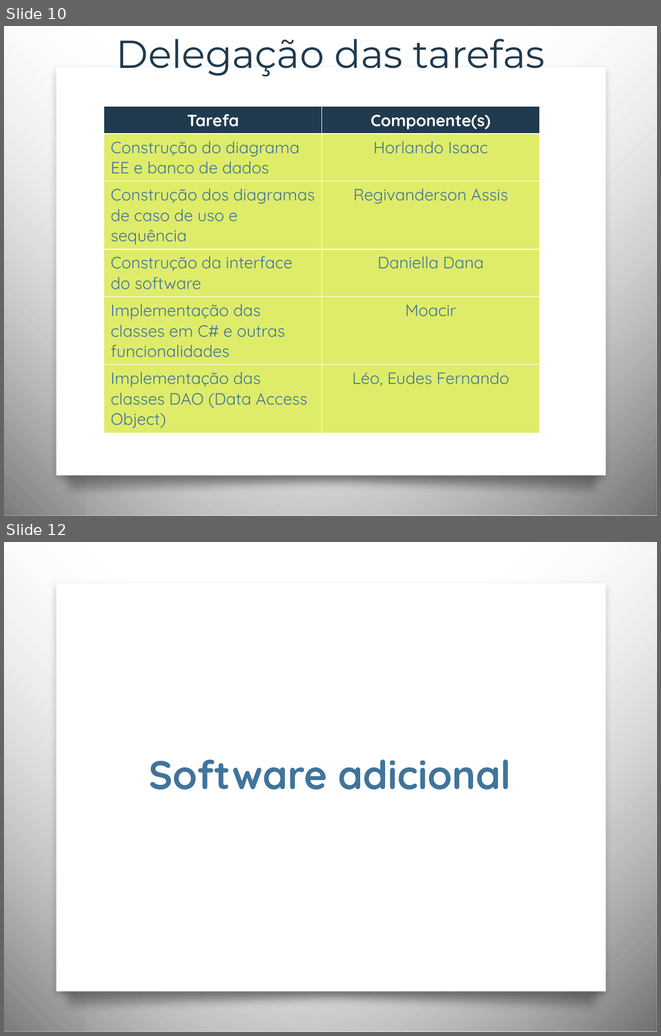
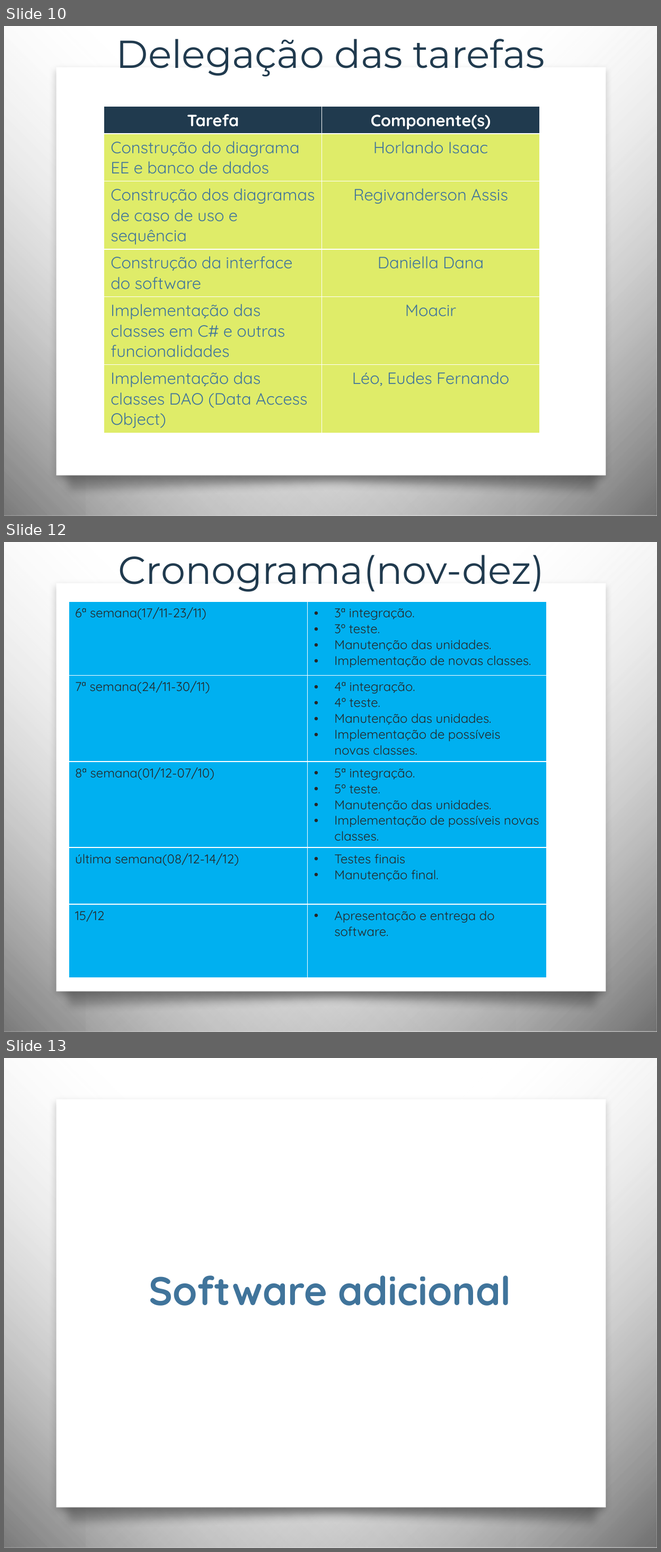
Before and after one commit to LEO1997/OdontoProj, a slide deck: OdontoProj/Controle de Consultório Odontológico-turma 610.pptx. Shown one above the other, each under a label of ours: slides 10 and 12 before the commit, slides 10, 12 and 13 after it; the slides between them are not shown. The pictures are 661x1036 and 661x1552 pixels, drawn with LibreOffice and Linux fonts; fonts in the diff are those of the drawing; background and template pictures are left out. Boxes give left, top, right and bottom in pixels: in the first picture for what was removed or moved away, otherwise in the second. Text is boxed around its words. In the diff, an @@ line names an element or a change of style, - is before the commit and + after.

```diff
--- a/OdontoProj/Controle de Consultório Odontológico-turma 610.pptx
+++ b/OdontoProj/Controle de Consultório Odontológico-turma 610.pptx
@@ slide 12 added at [4, 542, 657, 1032], background picture (left out); not listed: 4 template elements that a slide beside it also shows @@
@@ text added at [118, 555, 544, 592], 42.9 pt, text #203A4E @@
+Cronograma(nov-dez)
@@ table added at [69, 602, 547, 981], 5 rows, 2 columns @@
+6ª semana(17/11-23/11) | 3ª integração. / 3º teste. / Manutenção das unidades. / Implementação de novas classes.
+7ª semana(24/11-30/11) | 4ª integração. / 4º teste. / Manutenção das unidades. / Implementação de possíveis novas classes.
+8ª semana(01/12-07/10) | 5ª integração. / 5º teste. / Manutenção das unidades. / Implementação de possíveis novas classes.
+última semana(08/12-14/12) | Testes finais / Manutenção final.
+15/12 | Apresentação e entrega do software.
@@ what was slide 12 is now slide 13 @@
```
Also in this commit, not shown: 1 slide changed, 3 other files.
